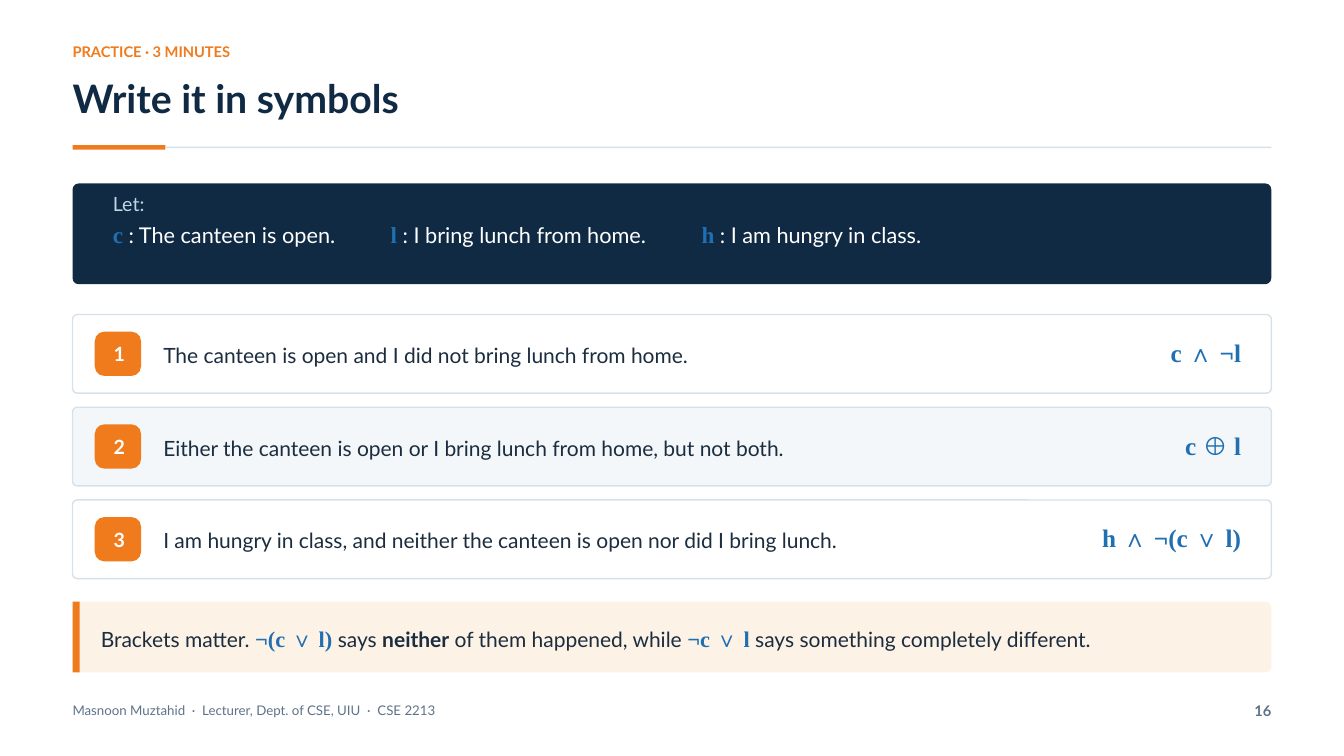
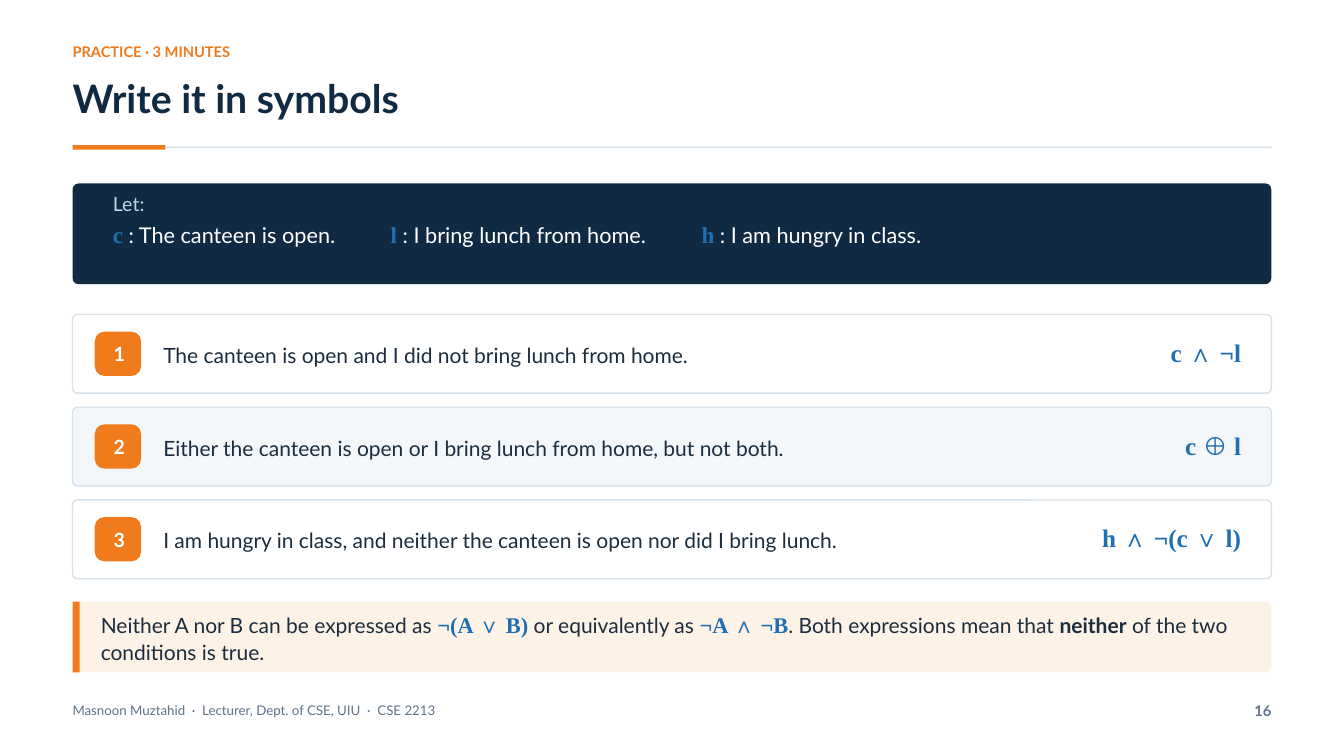
Before and after one commit to Muztahid202/UIU-Discrete_Math_Resources, a slide deck: slide 16 of Propositional Logic Part-1.pptx. Drawn at 1344x756 pixels with LibreOffice and Linux fonts; fonts in the diff are those of the drawing. Boxes give left, top, right and bottom in pixels: in the first picture for what was removed or moved away, otherwise in the second. Text is boxed around its words. In the diff, an @@ line names an element or a change of style, - is before the commit and + after.

Commit message:
slides updated

```diff
--- a/Propositional Logic Part-1.pptx
+++ b/Propositional Logic Part-1.pptx
@@ text at <box>101,617,1228,660</box>: text changed @@
-Brackets matter. ¬(c ∨ l) says neither of them happened, while ¬c ∨ l says something completely different.
+Neither A nor B can be expressed as ¬(A ∨ B) or equivalently as ¬A ∧ ¬B. Both expressions mean that neither of the two conditions is true.
```
